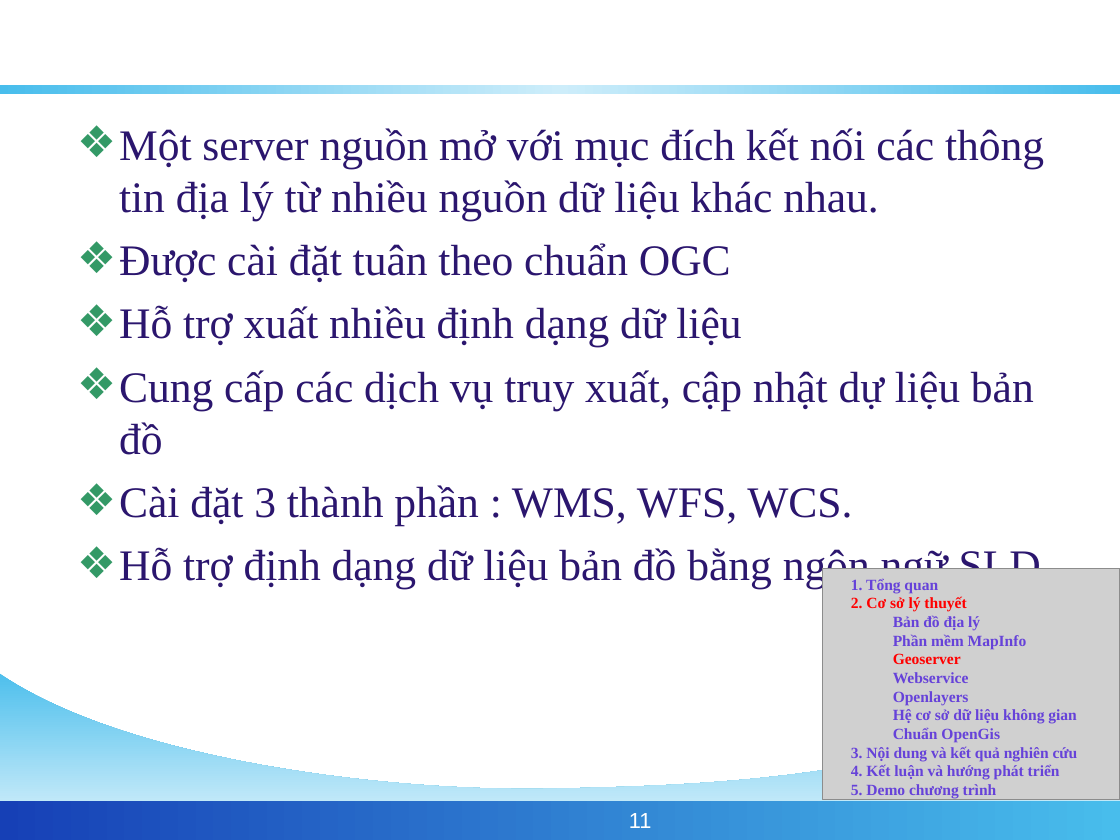
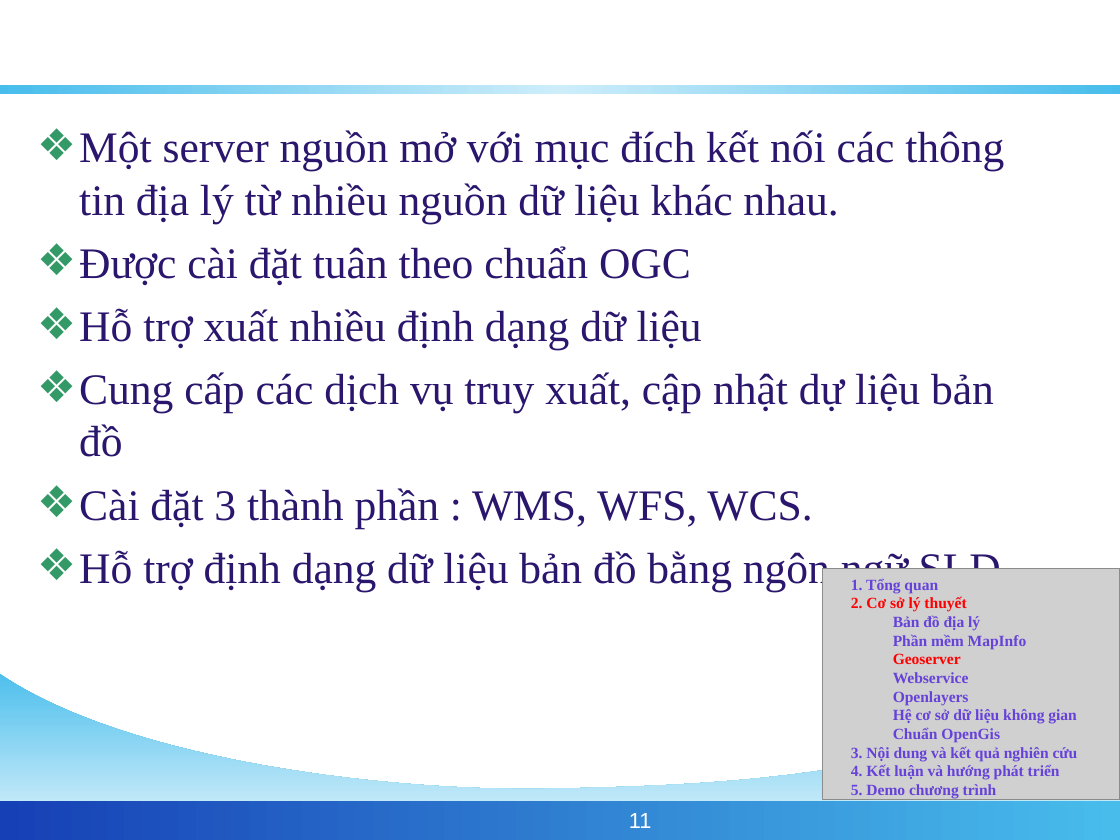
Before and after one commit to phamngsinh/cantho-webgis, a slide deck: slide 11 of Document/Bao Cao/BaoCaoLuanVan.ppt. Drawn at 1120x840 pixels with LibreOffice and Linux fonts; fonts in the diff are those of the drawing; grey boxes stand for pictures; background and template pictures are left out. Boxes give left, top, right and bottom in pixels: in the first picture for what was removed or moved away, otherwise in the second. Text is boxed around its words. In the diff, an @@ line names an element or a change of style, - is before the commit and + after.

```diff
--- a/Document/Bao Cao/BaoCaoLuanVan.ppt
+++ b/Document/Bao Cao/BaoCaoLuanVan.ppt
@@ text "Một server nguồn mở với ...": place and size @@
-text "Một server nguồn mở với ..." at <box>119,128,1044,589</box>
+text "Một server nguồn mở với ..." at <box>79,130,1004,592</box>
```
Also in this commit, not shown: 18 other slides changed.
